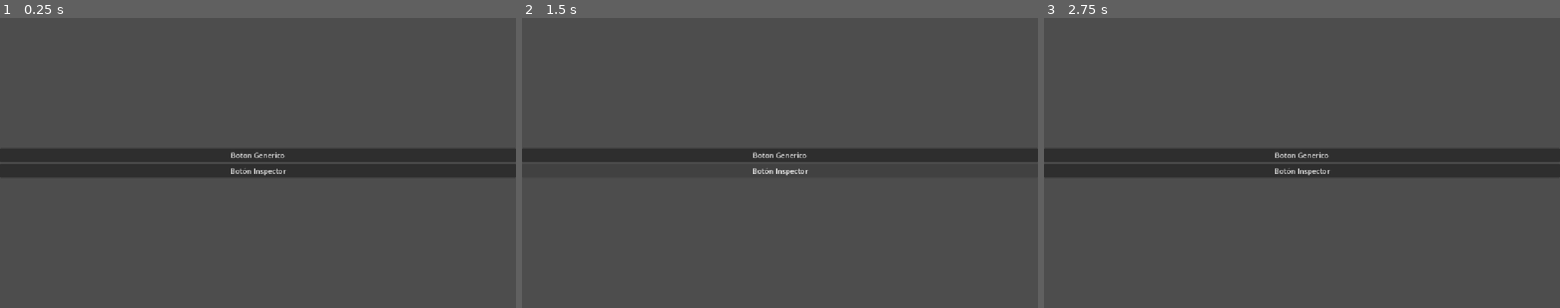
Above: before the commit, frames 1-3 (left to right).
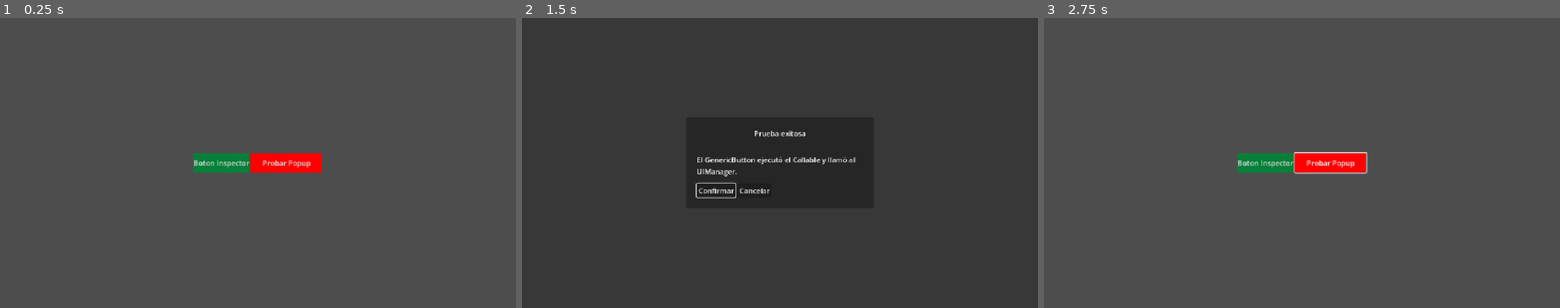
Above: after the commit, the same moments.

Repository: Buwwet/catspace-NASA26
Game: Godot game, scene res://src/UI/generic_button_test.tscn
Two runs of this game, one before a commit and one after it. Both use one fixed random seed, a clock stepped at 60 frames per second and the inputs below. This scene is started directly instead of the project's main scene. The engine's default icon, where the game draws it, is replaced by a stand-in: a white triangle on a blue panel in a dark square.
Inputs (mouse positions are in pixels of both pictures, inside the frame that each line leads up to):
- Up to frame 1 (0.25 s): no input
- Up to frame 2 (1.5 s): click "Boton Generico" (after the commit: "Probar Popup") at 0.5 s; click "Botón Inspector" (after the commit: "Boton Inspector") at 1.25 s
- Up to frame 3 (2.75 s): click (1240, 189) at 2 s, where only the run after the commit has a clickable "Confirmar"

The runs differ from the first frame. In frame 1, 9.1% of the frame differs, in the area x 0-100%, y 45-55%; in frame 2, 9.9%, in the area x 31-69%, y 34-66%; in frame 3, 9.1%.
Error before the commit: Parse Error: Identifier "UIManager" not declared in the current scope. (res://src/UI/components/generic_button.gd:32)

Commit message:
Boton generico con sprite

Diff:
--- a/project.godot
+++ b/project.godot
@@ -18,6 +18,7 @@
 [autoload]
 
 GameManager="*uid://cjwqr1dv2qm1r"
+UIManager="*uid://bwq38ynrcxeh4"
 
 [display]
 
--- a/src/UI/components/generic_button.gd
+++ b/src/UI/components/generic_button.gd
@@ -1,15 +1,66 @@
-#CODIGO GENERADO POR GEMINI 4 HYDROGEN THINKING
+#CODE GENERATED BY GEMINI 4 HYDROGEN THINKING AND CLAUDE SONNET 5.5
 class_name GenericButton
 extends Button
 
 @export var hover_tooltip: String = ""
 
+@export var background_texture: Texture2D:
+	set(value):
+		background_texture = value
+		if is_node_ready():
+			_apply_sprite()
+
+
+## Tamaño final del botón. Déjalo en (0, 0) para usar el tamaño que ya se ve
+## en el editor (textura × escala del Sprite2D).
+@export var button_size: Vector2 = Vector2.ZERO:
+	set(value):
+		button_size = value
+		if is_node_ready():
+			_apply_sprite()
+
+@onready var sprite: Sprite2D = $Sprite2D
+
 var _on_click: Callable
+
+var _base_scale := Vector2.ONE
+
 
 func _ready() -> void:
 	pressed.connect(_handle_pressed)
 	mouse_entered.connect(_handle_mouse_entered)
 	mouse_exited.connect(_handle_mouse_exited)
+	_base_scale = sprite.scale
+	_setup_sprite_layer()
+	_apply_sprite()
+	resized.connect(_fit_sprite)
+
+func _setup_sprite_layer() -> void:
+	sprite.centered = false
+	sprite.position = Vector2.ZERO
+	# Dibuja el sprite DETRÁS del botón, así el texto queda visible
+	sprite.show_behind_parent = true
+	# Quita el estilo por defecto del botón para que no tape el sprite
+	for state in ["normal", "hover", "pressed", "hover_pressed", "disabled"]:
+		add_theme_stylebox_override(state, StyleBoxEmpty.new())
+
+func _apply_sprite() -> void:
+	if background_texture:
+		sprite.texture = background_texture
+	if sprite.texture == null:
+		return
+	# El botón toma el tamaño del sprite
+	var target: Vector2 = button_size if button_size != Vector2.ZERO \
+		else sprite.texture.get_size() * _base_scale
+	custom_minimum_size = target
+	size = target
+	_fit_sprite()
+
+func _fit_sprite() -> void:
+	if sprite == null or sprite.texture == null:
+		return
+	# Si un contenedor estira el botón, el sprite se escala para seguirlo
+	sprite.scale = size / sprite.texture.get_size()
 
 # Método principal para configurar texto, acción y tooltip en una sola línea
 func setup(button_text: String, callback: Callable, tooltip: String = "") -> void:
--- a/src/UI/components/generic_button.tscn
+++ b/src/UI/components/generic_button.tscn
@@ -1,12 +1,20 @@
 [gd_scene format=3 uid="uid://ci7movhhrbjbd"]
 
 [ext_resource type="Script" uid="uid://d4in0wrdw4k3x" path="res://src/UI/components/generic_button.gd" id="1_l5jxo"]
+[ext_resource type="Texture2D" uid="uid://d4lr5t5d3auk7" path="res://src/UI/img/abstract-textured-backgound.jpg" id="3_1ohre"]
 
-[node name="Button" type="Button" unique_id=1494883644]
+[node name="GenericButton" type="Button" unique_id=1494883644]
 anchors_preset = -1
 anchor_right = 0.112
 anchor_bottom = 0.048
 offset_right = -121.024
 offset_bottom = -23.104
 text = "Boton Generico"
+flat = true
 script = ExtResource("1_l5jxo")
+
+[node name="Sprite2D" type="Sprite2D" parent="." unique_id=1004276525]
+z_index = -1
+position = Vector2(64.24998, 17)
+scale = Vector2(0.021583341, 0.0057707997)
+texture = ExtResource("3_1ohre")
--- a/src/UI/components/mission_card.gd
+++ b/src/UI/components/mission_card.gd
@@ -1,3 +1,4 @@
+#CODE GENERATED BY GEMINI 4 HYDROGEN THINKING
 class_name MissionCard
 extends PanelContainer
 
--- a/src/UI/data/mission_data.gd
+++ b/src/UI/data/mission_data.gd
@@ -1,3 +1,4 @@
+#CODE GENERATED BY GEMINI 4 HYDROGEN THINKING
 class_name MissionData
 extends Resource
 
--- a/src/UI/generic_button_test.gd
+++ b/src/UI/generic_button_test.gd
@@ -1,7 +1,7 @@
 extends Control
 
-@onready var code_button: GenericButton = $VBoxContainer/CodeButton
-@onready var inspector_button: GenericButton = $VBoxContainer/InspectorButton
+@onready var code_button: GenericButton = $VBoxContainer/HBoxContainer/CodeButton
+@onready var inspector_button: GenericButton = $VBoxContainer/HBoxContainer/InspectorButton
 
 func _ready() -> void:
 	# Prueba 1: Configurar texto, acción y tooltip 100% por código
@@ -14,6 +14,9 @@
 	# Prueba 2: Usar el texto y tooltip del Inspector, asignando solo la función
 	inspector_button.set_callback(func(): print("¡Clic en el botón del Inspector!"))
 
+	code_button.background_texture = preload("res://src/UI/img/Rojo.jpg")
+	code_button.button_size = Vector2(160, 43)  # solo si la textura tiene otro tamaño
+
 func _on_test_popup_clicked() -> void:
 	print("¡Clic en el botón por código!")
 	UIManager.show_popup(
--- a/src/UI/generic_button_test.tscn
+++ b/src/UI/generic_button_test.tscn
@@ -2,6 +2,7 @@
 
 [ext_resource type="PackedScene" uid="uid://ci7movhhrbjbd" path="res://src/UI/components/generic_button.tscn" id="1_ha6c1"]
 [ext_resource type="Script" uid="uid://d2orfub438lau" path="res://src/UI/generic_button_test.gd" id="1_wvhn5"]
+[ext_resource type="Texture2D" uid="uid://dmf48xdjwejwn" path="res://src/UI/img/verde.jpg" id="3_she0k"]
 
 [node name="Control" type="Control" unique_id=1502606727]
 layout_mode = 3
@@ -21,10 +22,15 @@
 grow_vertical = 2
 alignment = 1
 
-[node name="CodeButton" parent="VBoxContainer" unique_id=1494883644 instance=ExtResource("1_ha6c1")]
+[node name="HBoxContainer" type="HBoxContainer" parent="VBoxContainer" unique_id=1297661946]
 layout_mode = 2
+alignment = 1
 
-[node name="InspectorButton" parent="VBoxContainer" unique_id=311176135 instance=ExtResource("1_ha6c1")]
+[node name="InspectorButton" parent="VBoxContainer/HBoxContainer" unique_id=1494883644 instance=ExtResource("1_ha6c1")]
 layout_mode = 2
-text = "Botón Inspector"
-hover_tooltip = "Este tooltip viene del Inspector"
+text = "Boton Inspector"
+background_texture = ExtResource("3_she0k")
+
+[node name="CodeButton" parent="VBoxContainer/HBoxContainer" unique_id=420509426 instance=ExtResource("1_ha6c1")]
+layout_mode = 2
+text = "CodeButton"
--- a/src/UI/mission_card_test.gd
+++ b/src/UI/mission_card_test.gd
@@ -1,8 +1,9 @@
+#CODE GENERATED BY GEMINI 4 HYDROGEN THINKING
 extends Control
 
 const MISSION_CARD_SCENE := preload("res://src/UI/components/mission_card.tscn")
 
-# Arrastra aquí tus archivos .tres desde el Inspector
+# Drag your .tres files here from the Inspector
 @export var missions: Array[MissionData] = []
 
 @onready var cards_container: HBoxContainer = %CardsContainer
--- a/src/modes/startmenu/start_menu_mode.gd
+++ b/src/modes/startmenu/start_menu_mode.gd
@@ -1,3 +1,4 @@
+#CODE GENERATED BY GEMINI 4 HYDROGEN THINKING
 extends AbstractMode
 
 
--- /dev/null
+++ b/test/test.tscn
@@ -0,0 +1,11 @@
+[gd_scene format=3 uid="uid://m3ahrr0vkol3"]
+
+[ext_resource type="PackedScene" uid="uid://ci7movhhrbjbd" path="res://src/UI/components/generic_button.tscn" id="1_8a8pi"]
+[ext_resource type="Texture2D" uid="uid://dkjvucxfne3t2" path="res://icon.svg" id="2_65205"]
+
+[node name="Node2D" type="Node2D" unique_id=661863532]
+
+[node name="GenericButton" parent="." unique_id=1494883644 instance=ExtResource("1_8a8pi")]
+text = "kjlabg iuadbgu adbiuadbfvj"
+hover_tooltip = "popop"
+background_texture = ExtResource("2_65205")
Binary file added: src/UI/img/Rojo.jpg
Not shown, added: src/UI/img/Rojo.jpg.import
Binary file added: src/UI/img/verde.jpg
Not shown, added: src/UI/img/verde.jpg.import
